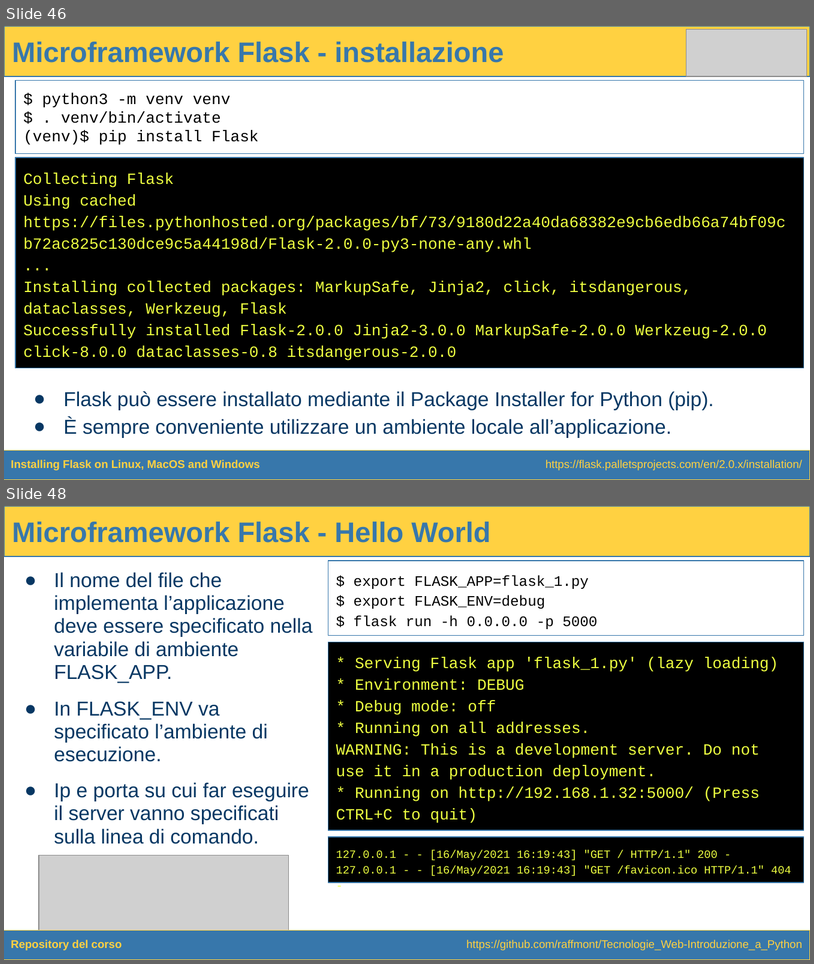
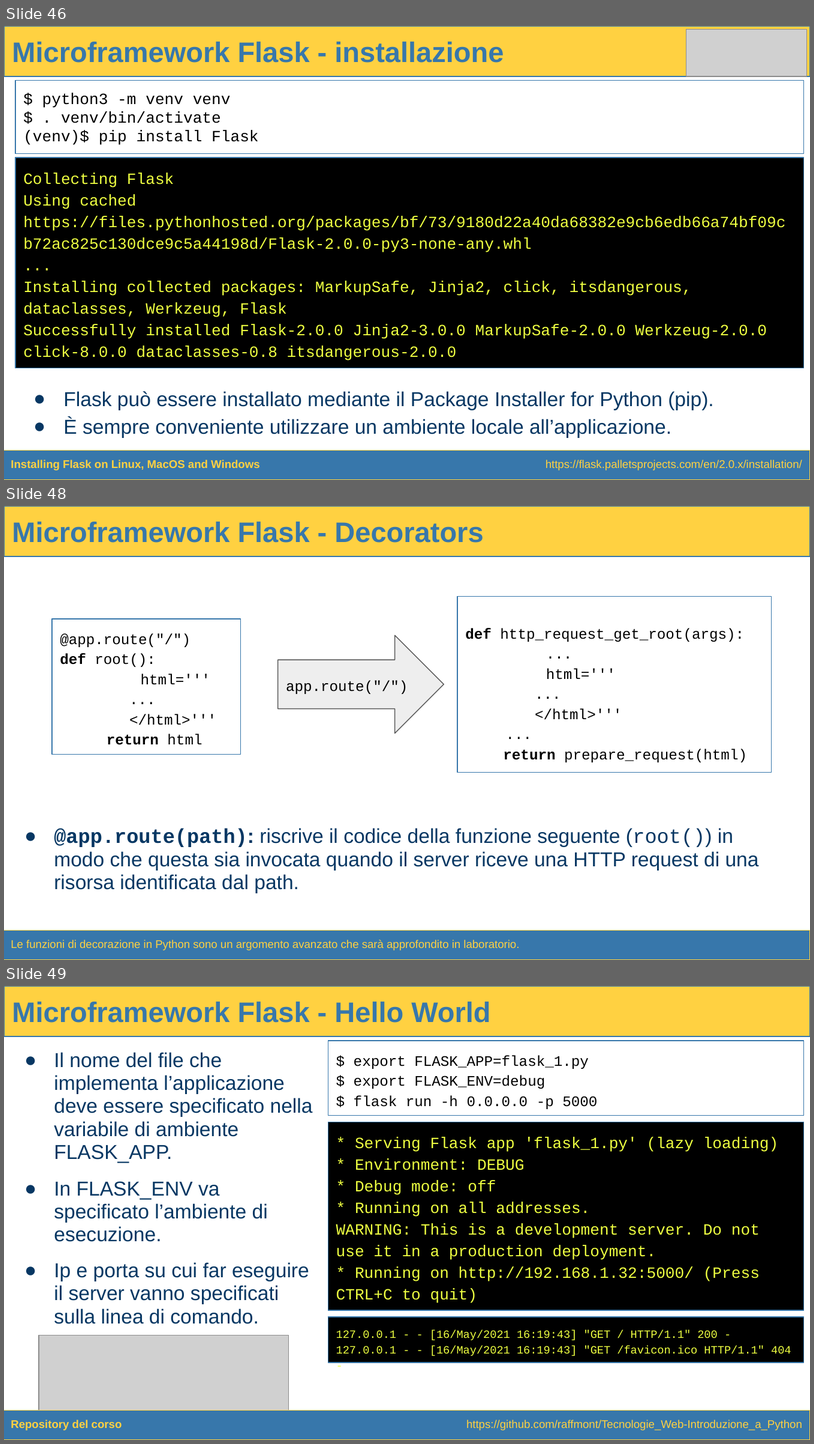
Before and after one commit to raffmont/Tecnologie_Web-Introduzione_a_Python, a slide deck: Tecnologie_Web-Introduzione_a_Python.pptx. Shown one above the other, each under a label of ours: slides 46 and 48 before the commit, slides 46, 48 and 49 after it; the slides between them are not shown. The pictures are 814x964 and 814x1444 pixels, drawn with LibreOffice and Linux fonts; fonts in the diff are those of the drawing; grey boxes stand for pictures. Boxes give left, top, right and bottom in pixels: in the first picture for what was removed or moved away, otherwise in the second. Text is boxed around its words. In the diff, an @@ line names an element or a change of style, - is before the commit and + after.

```diff
--- a/Tecnologie_Web-Introduzione_a_Python.pptx
+++ b/Tecnologie_Web-Introduzione_a_Python.pptx
@@ slide 48 added at [4,506,810,960], background #FFFFFF @@
@@ title added at [4,506,810,557], fill #FFD141, outline #3777AB 0.75 pt, 25.2 pt, text #3777AB, bold @@
+Microframework Flask - Decorators
@@ rectangle added at [457,597,771,772], fill #FFFFFF, outline #3777AB 0.75 pt, 13 pt, text #000000 @@
+def http_request_get_root(args):
+...
+html='''
+...
+</html>'''
+...
+return prepare_request(html)
@@ rectangle added at [51,619,240,754], fill #FFFFFF, outline #3777AB 0.75 pt, 13 pt, text #000000 @@
+@app.route("/")
+def root():
+html='''
+...
+</html>'''
+return html
@@ right arrow added at [278,635,444,733], fill #EEEEEE, outline #595959 0.75 pt, 13 pt, text #000000 @@
+app.route("/")
@@ text added at [54,828,759,892], 18 pt, text #073763 @@
+● @app.route(path): riscrive il codice della funzione seguente (root()) in modo che questa sia invocata quando il server riceve una HTTP request di una risorsa identificata dal path.
@@ rectangle added at [4,930,810,959], fill #3777AB, outline #FFD141 0.75 pt, 10 pt, text #FFD141 @@
+Le funzioni di decorazione in Python sono un argomento avanzato che sarà approfondito in laboratorio.
@@ what was slide 48 is now slide 49 @@
```
Also in this commit, not shown: 1 slide changed.
